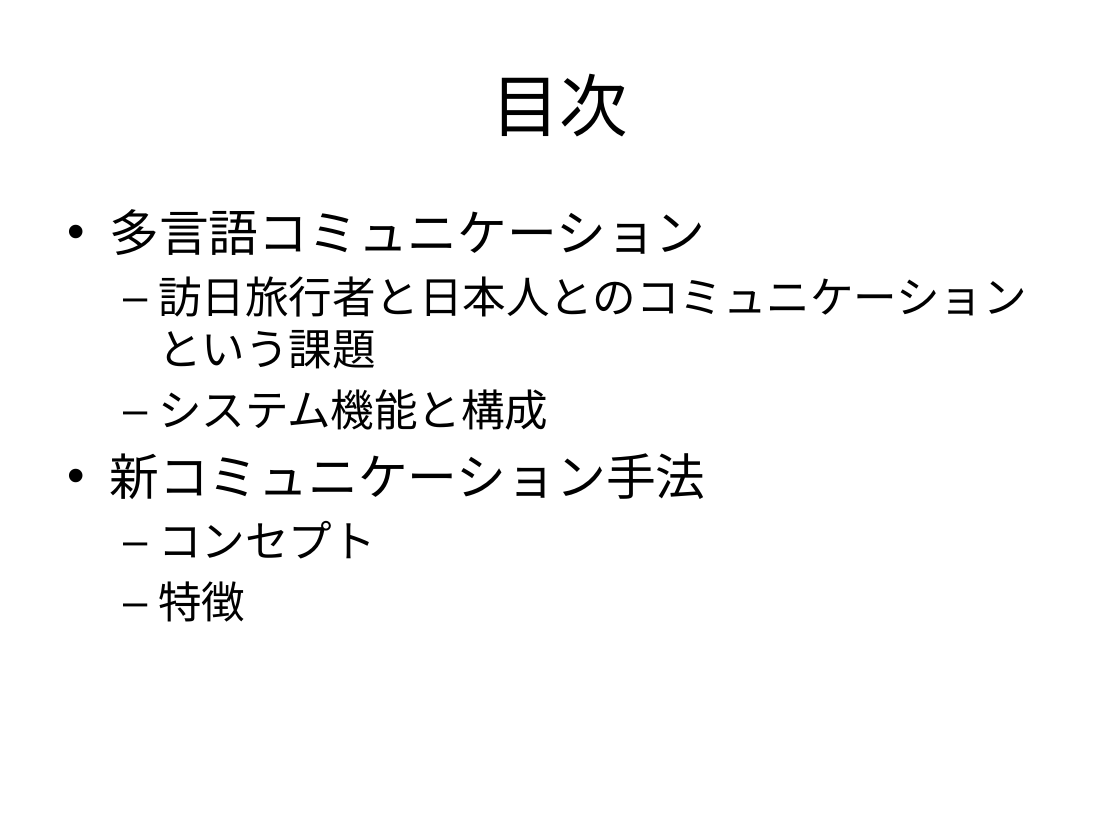
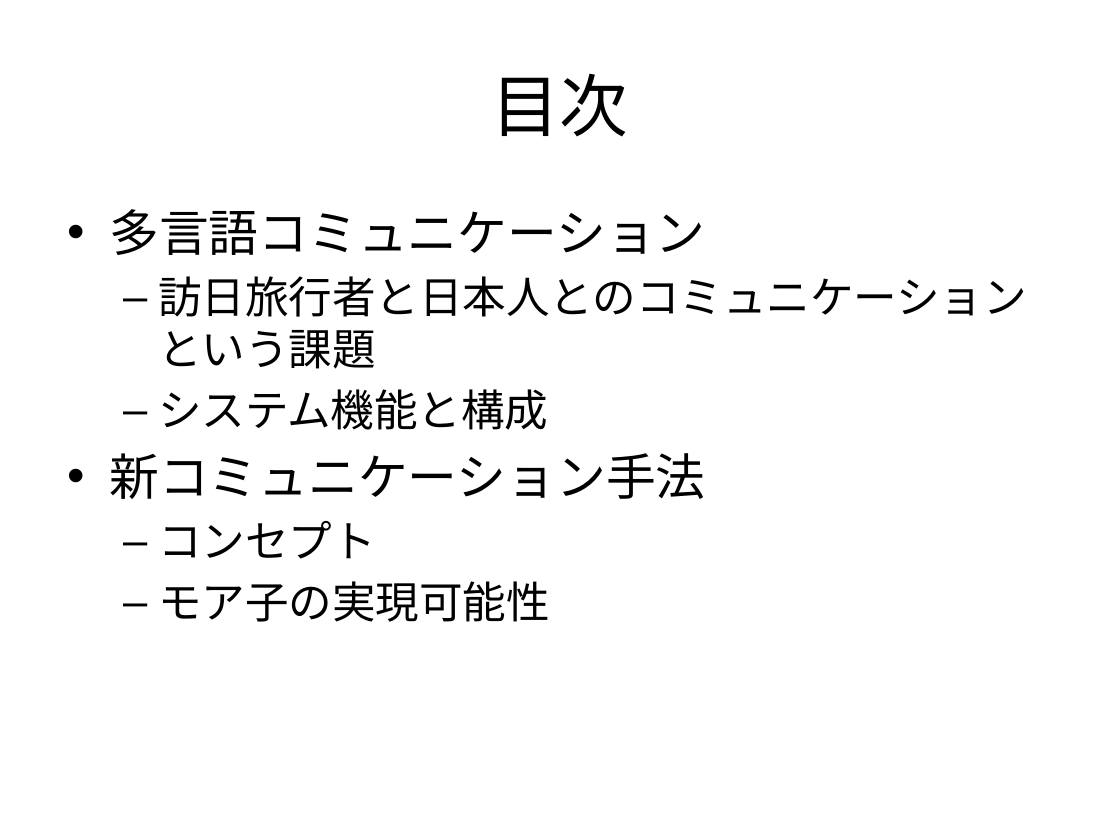
Before and after one commit to umbalaconmeogia/MoreCo, a slide deck: slide 2 of 05.Other/Document/モレ子プロジェクト.pptx. Drawn at 1120x840 pixels with LibreOffice and Linux fonts; fonts in the diff are those of the drawing. Boxes give left, top, right and bottom in pixels: in the first picture for what was removed or moved away, otherwise in the second. Text is boxed around its words. In the diff, an @@ line names an element or a change of style, - is before the commit and + after.

```diff
--- a/05.Other/Document/モレ子プロジェクト.pptx
+++ b/05.Other/Document/モレ子プロジェクト.pptx
@@ text at (158,581,549,622): text changed @@
-  – 特徴
+  – モア子の実現可能性
```
Also in this commit, not shown: 1 other slide changed, 4 slides added, 1 other file.
